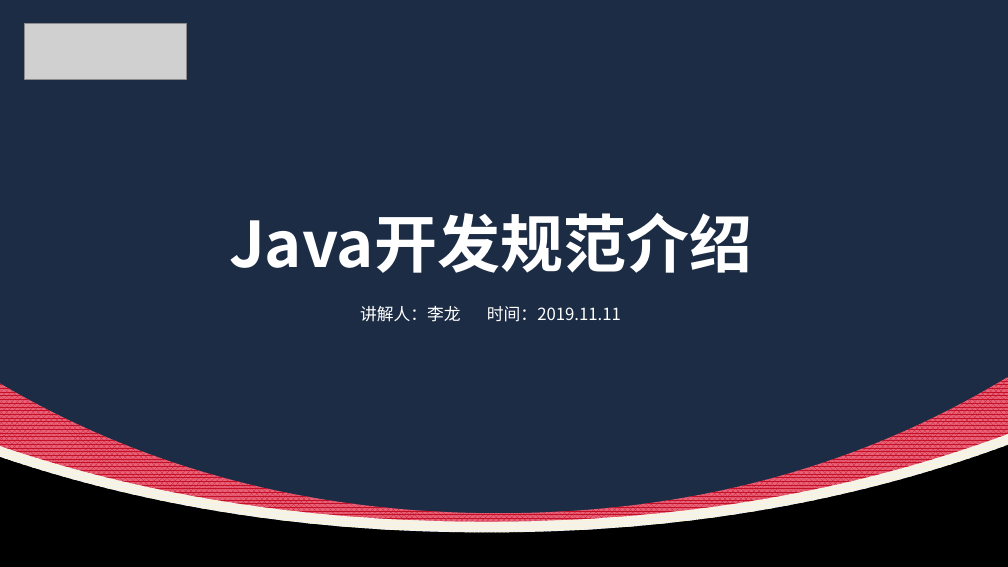
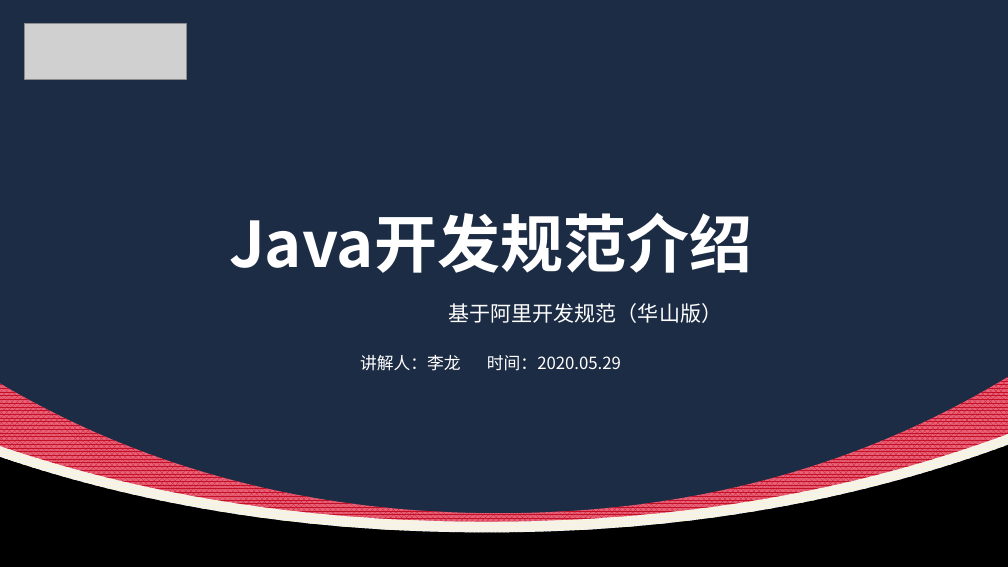
Before and after one commit to Lunzqd/codingProtocol, a slide deck: slide 1 of java开发手册知识分享-李龙.pptx. Drawn at 1008x567 pixels with LibreOffice and Linux fonts; fonts in the diff are those of the drawing; grey boxes stand for pictures. Boxes give left, top, right and bottom in pixels: in the first picture for what was removed or moved away, otherwise in the second. Text is boxed around its words. In the diff, an @@ line names an element or a change of style, - is before the commit and + after.

Commit message:
change

```diff
--- a/java开发手册知识分享-李龙.pptx
+++ b/java开发手册知识分享-李龙.pptx
@@ background #CCE8CF to #FFFFFF @@
@@ text added at box(449, 303, 722, 323), 20 pt, text #FFFFFF @@
+基于阿里开发规范（华山版）
@@ text at box(360, 355, 621, 371): text changed; text colour #CCE8CF to #FFFFFF @@
-讲解人：李龙 时间：2019.11.11
+讲解人：李龙 时间：2020.05.29
```
Also in this commit, not shown: 12 other slides changed, 5 slides added, 1 slide removed.
